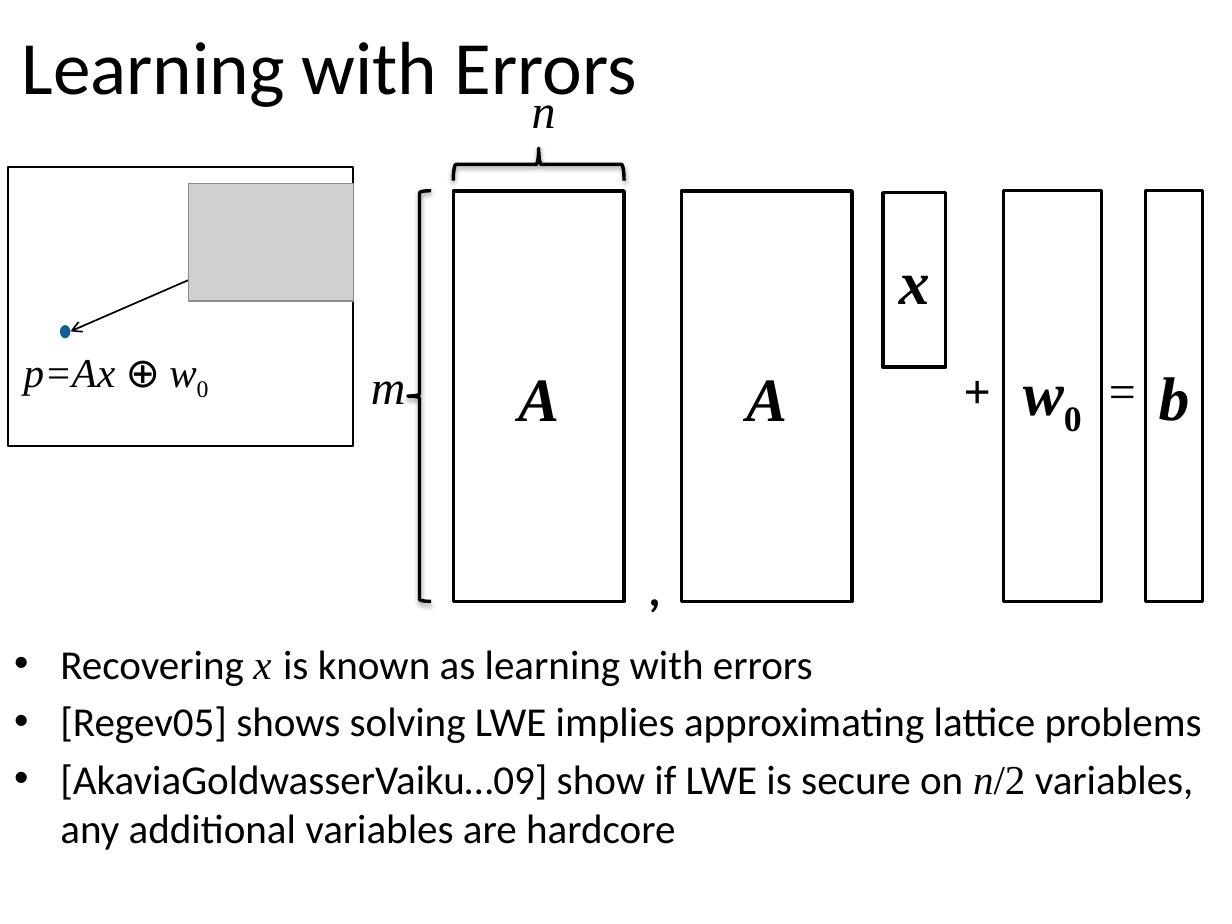
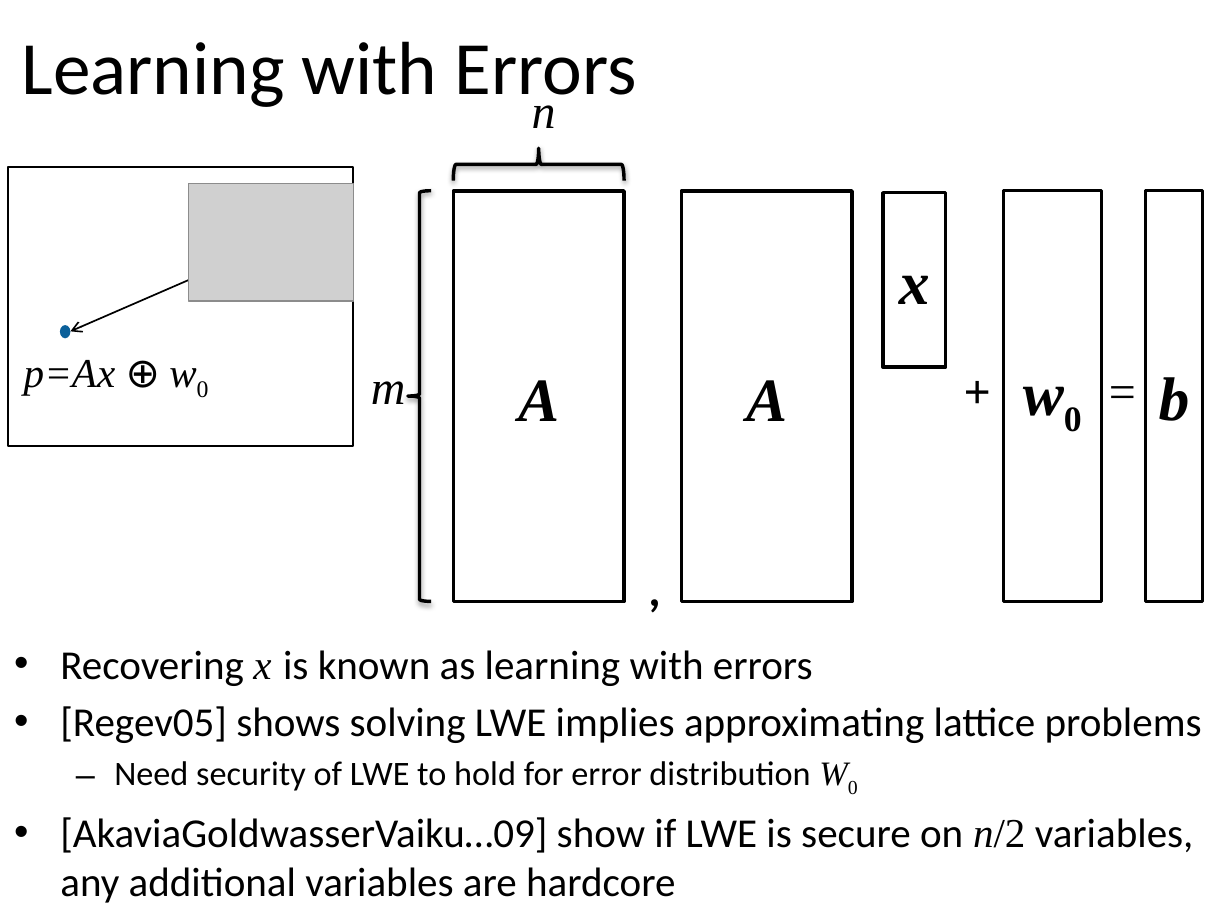
Before and after one commit to xianruimeng/comp-fuzzy-ext, a slide deck: slide 16 of ComputationalFuzzyExtractors-Asiacrypt.pptx (slide 18 before the commit). Drawn at 1232x924 pixels with LibreOffice and Linux fonts; fonts in the diff are those of the drawing; grey boxes stand for pictures. Boxes give left, top, right and bottom in pixels: in the first picture for what was removed or moved away, otherwise in the second. Text is boxed around its words. In the diff, an @@ line names an element or a change of style, - is before the commit and + after.

```diff
--- a/ComputationalFuzzyExtractors-Asiacrypt.pptx
+++ b/ComputationalFuzzyExtractors-Asiacrypt.pptx
@@ text at (114, 761, 810, 791): paragraph added @@
+  – Need security of LWE to hold for error distribution W0
```
Also in this commit, not shown: 11 other slides changed.
